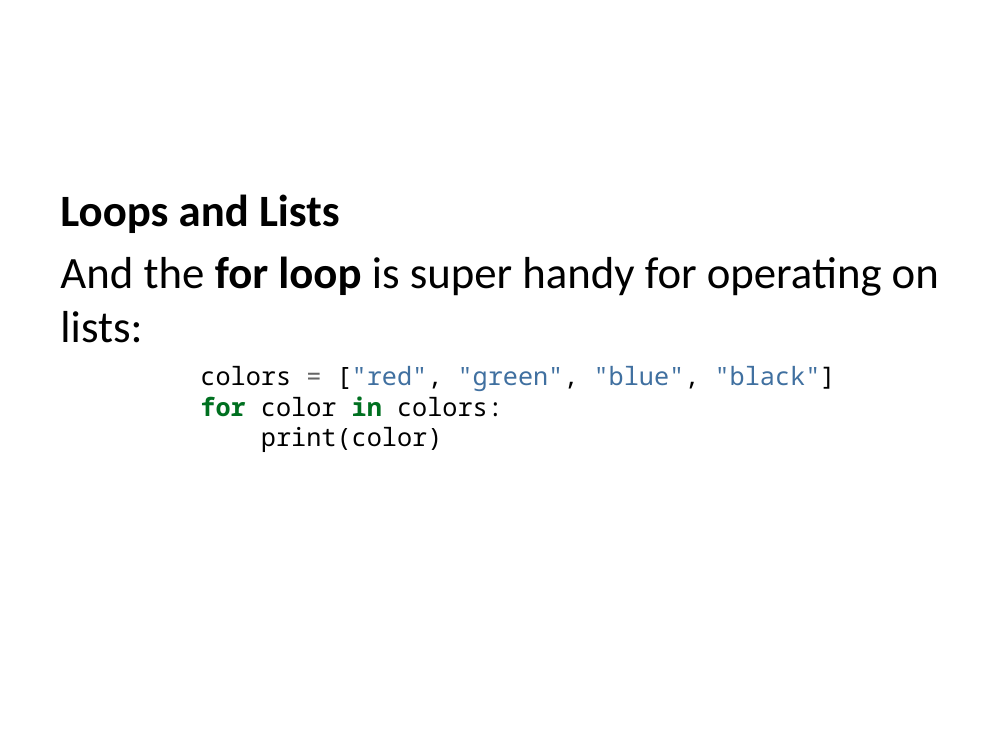
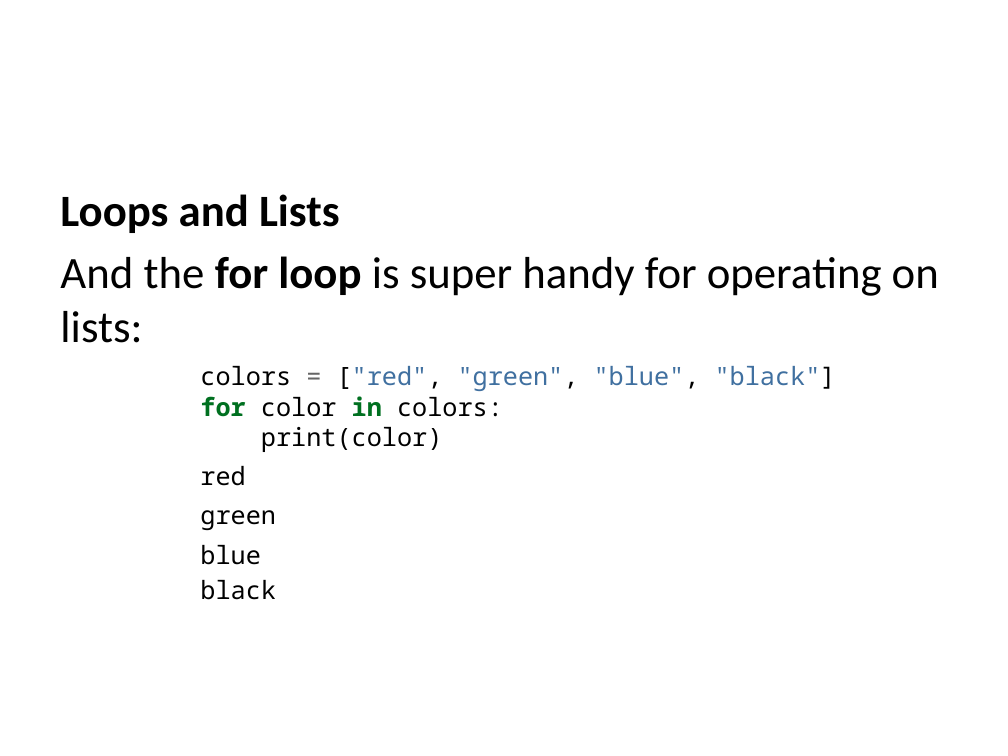
Before and after one commit to edsu/inst326, a slide deck: slide 18 of modules/module03/slides.pptx. Drawn at 1008x756 pixels with LibreOffice and Linux fonts; fonts in the diff are those of the drawing. Boxes give left, top, right and bottom in pixels: in the first picture for what was removed or moved away, otherwise in the second. Text is boxed around its words. In the diff, an @@ line names an element or a change of style, - is before the commit and + after.

```diff
--- a/modules/module03/slides.pptx
+++ b/modules/module03/slides.pptx
@@ text at (200,466,276,600): paragraph added @@
+red
+green
+blue
+black
```
Also in this commit, not shown: 7 other slides changed, 2 other files.
